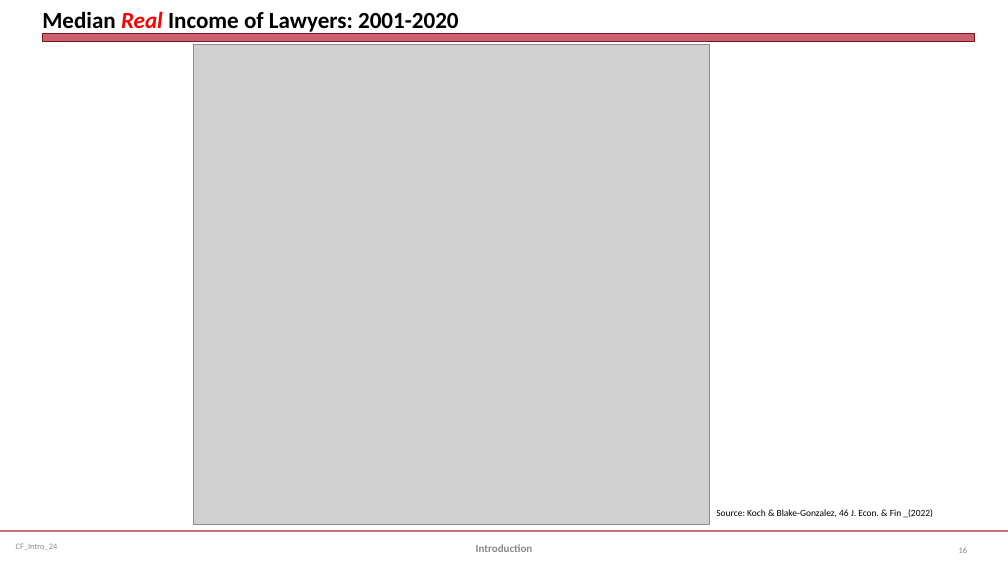
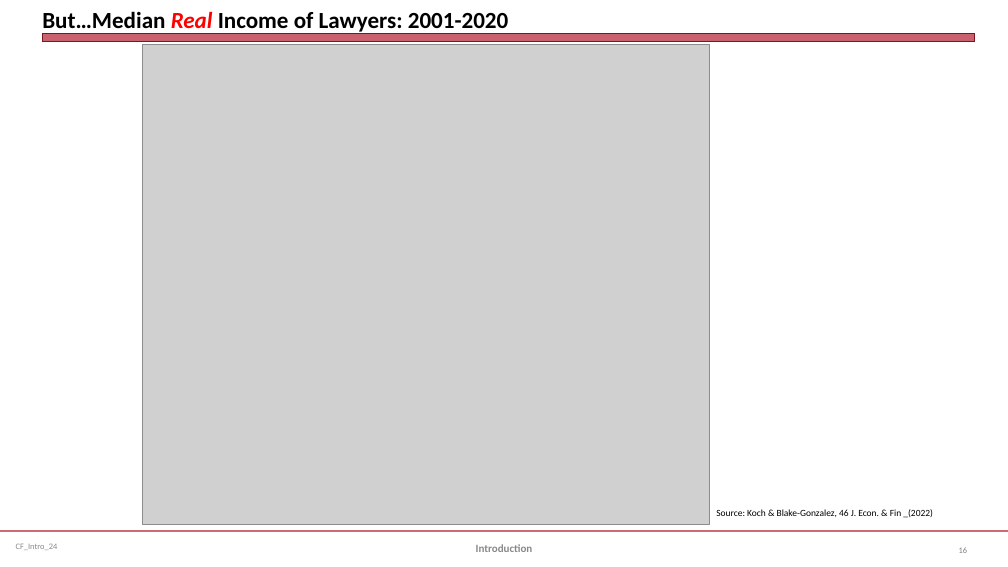
Before and after one commit to jmc877/Corporate-Finance, a slide deck: slide 16 of slides/CF_Intro_24.pptx. Drawn at 1008x567 pixels with LibreOffice and Linux fonts; fonts in the diff are those of the drawing; grey boxes stand for pictures. Boxes give left, top, right and bottom in pixels: in the first picture for what was removed or moved away, otherwise in the second. Text is boxed around its words. In the diff, an @@ line names an element or a change of style, - is before the commit and + after.

```diff
--- a/slides/CF_Intro_24.pptx
+++ b/slides/CF_Intro_24.pptx
@@ title at (x1=42, y1=11, x2=508, y2=35): text changed @@
-Median Real Income of Lawyers: 2001-2020
+But…Median Real Income of Lawyers: 2001-2020
@@ picture resized from (x1=194, y1=44, x2=709, y2=525) to (x1=142, y1=44, x2=709, y2=525) @@
```
Also in this commit, not shown: 2 other slides changed, 2 other files.
